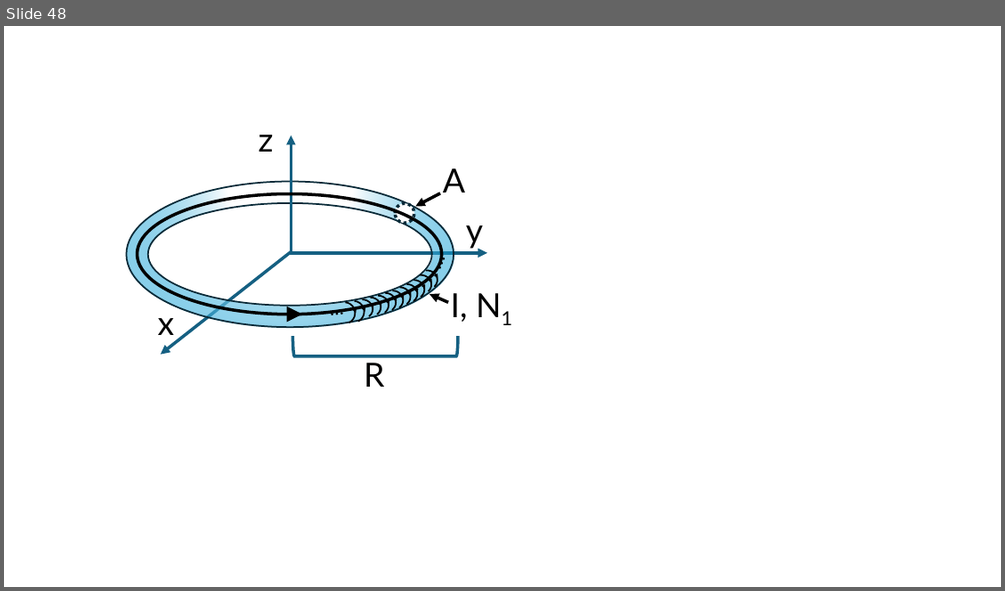
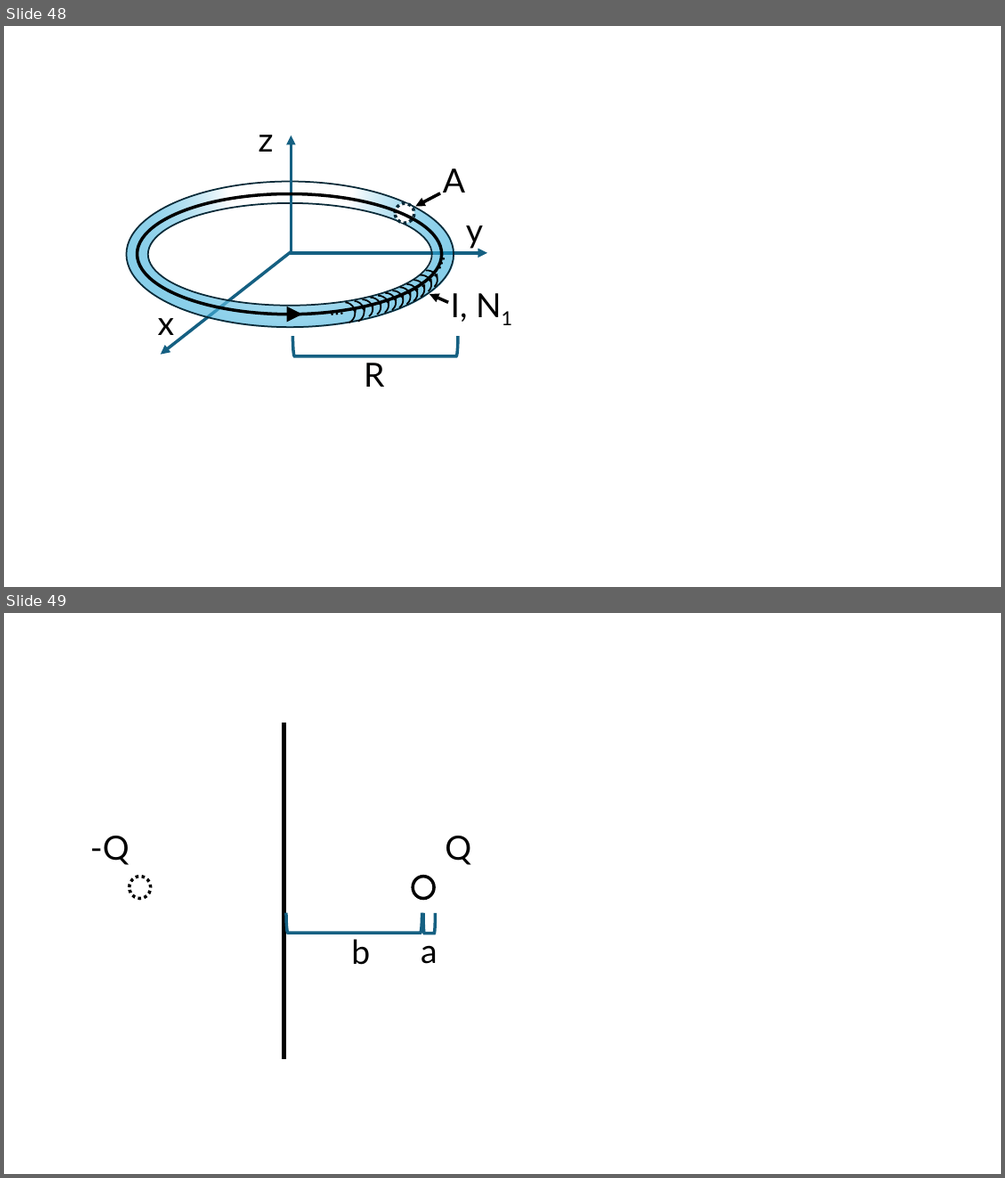
Before and after one commit to GuillermoRegodon/jupyter-em1fisuco-problemas, a slide deck: images/Images.pptx. Shown one above the other, each under a label of ours: slide 48 before the commit, slides 48 and 49 after it. The pictures are 1005x591 and 1005x1178 pixels, drawn with LibreOffice and Linux fonts; fonts in the diff are those of the drawing. Boxes give left, top, right and bottom in pixels: in the first picture for what was removed or moved away, otherwise in the second. Text is boxed around its words. In the diff, an @@ line names an element or a change of style, - is before the commit and + after.

```diff
--- a/images/Images.pptx
+++ b/images/Images.pptx
@@ slide 49 added at [4, 613, 1001, 1174], background #FFFFFF @@
@@ line added from (283, 723) to (283, 1059), #000000 4.5 pt @@
@@ text added at [90, 835, 129, 865], 32 pt, text #000000 @@
+-Q
@@ text added at [445, 835, 471, 865], 32 pt, text #000000 @@
+Q
@@ ellipse added at [129, 876, 151, 899], fill #FFFFFF, outline #000000 3 pt dashed @@
@@ ellipse added at [413, 876, 434, 899], fill #FFFFFF, outline #000000 3 pt @@
@@ left bracket added at [286, 913, 422, 933], outline #156082 3 pt @@
@@ left bracket added at [423, 913, 435, 933], outline #156082 3 pt @@
@@ text added at [351, 939, 370, 965], 32 pt, text #000000 @@
+b
@@ text added at [421, 933, 437, 964], 32 pt, text #000000 @@
+a
```
Also in this commit, not shown: 5 other files.
